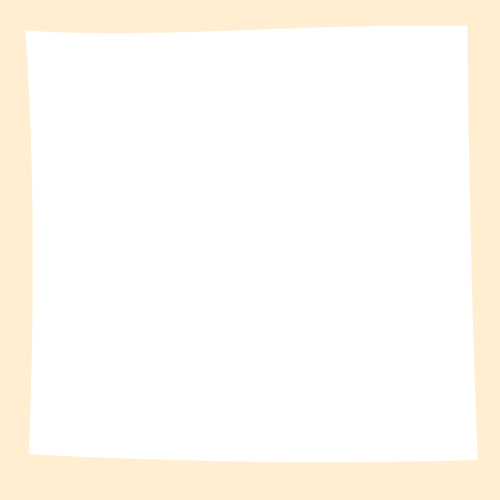
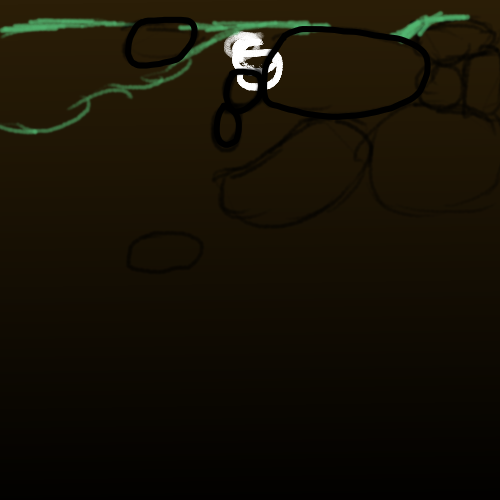
Two versions of the same layered image (500x500). Layer-by-layer changes:
hid "Tile Outline", moved it above "Grass", painted on it over [0, 0, 500, 500]
added group "Rocks" (1st of 2) with 2 layers above "Carmels" over [0, 0, 500, 448]
added layer "Black" (2nd of 3, in "Rocks") in group "Rocks" over [0, 0, 500, 448]
renamed "Layer 3" to "Outlinr", painted on it over [0, 0, 500, 320]
added layer "Layer 4" above "Layer 1" over [0, 0, 500, 500]
